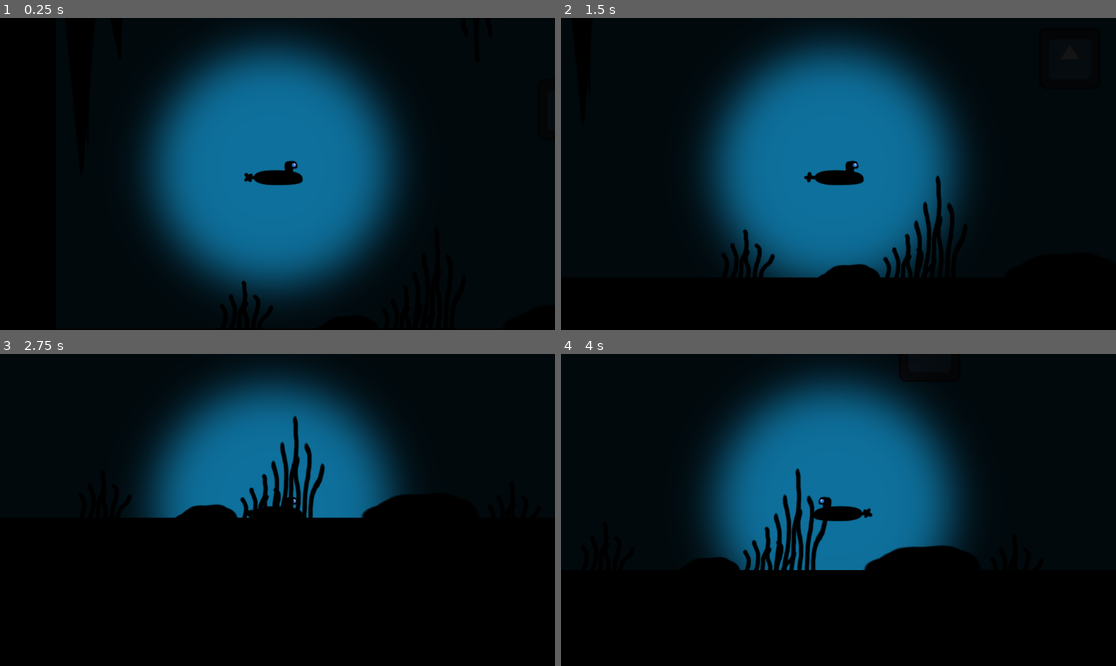
Above: before the commit, frames 1-4 (two rows, left to right).
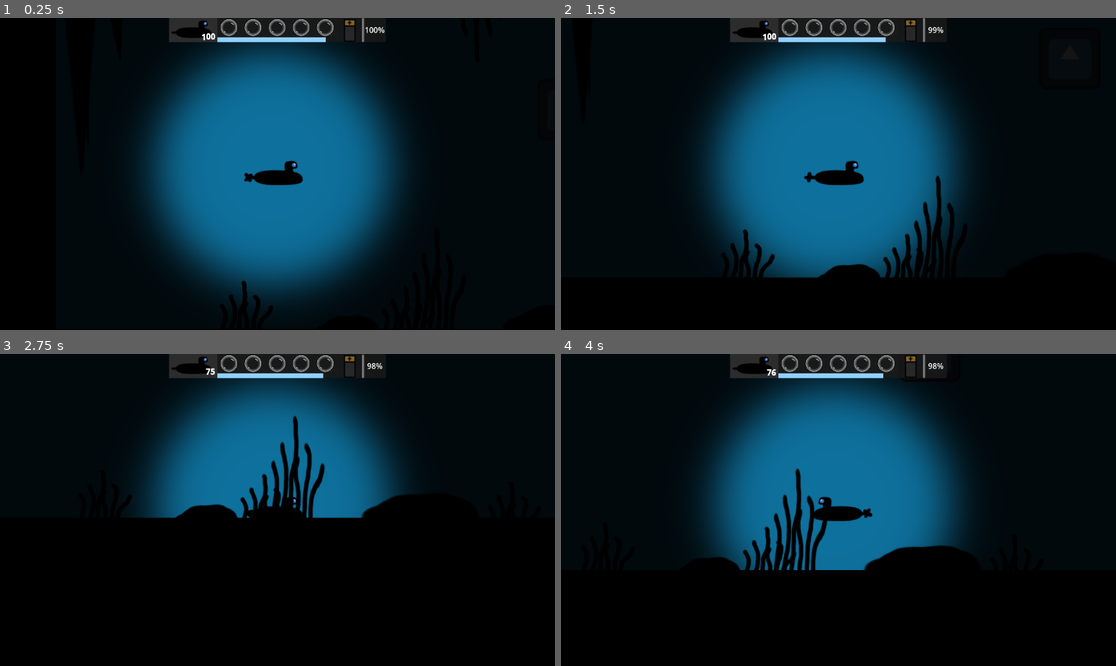
Above: after the commit, the same moments.

Repository: EddieRowe/godot-wild-jam-82
Game: Godot game, scene res://levels/level_1.tscn
The game is run twice, just before and just after one commit, with the same random seed, the same clock (stepped at 60 frames per second) and the same inputs. The engine's default icon, where the game draws it, is replaced by a stand-in: a white triangle on a blue panel in a dark square.
Inputs:
- Up to frame 1 (0.25 s): no input
- Up to frame 2 (1.5 s): tap Enter (ui_accept) at 0.5, 0.77 s; hold Right (ui_right) 0.53-1.28 s; hold Down (ui_down) from 1.28 s (still down)
- Up to frame 3 (2.75 s): tap Enter (ui_accept) at 1.52 s; release Down (ui_down) at 2.03 s; hold Right (ui_right) from 2.03 s (still down)
- Up to frame 4 (4 s): release Right (ui_right) at 2.78 s; hold Up (ui_up) 2.78-3.53 s; tap Enter (ui_accept) at 3.02, 3.77 s; hold Left (ui_left) from 3.53 s (still down)

The runs differ from the first frame. In frame 1, 1.4% of the frame differs, in the area x 30-70%, y 0-8%; in frame 2, 1.4%; in frame 3, 1.4%; in frame 4, 1.4%.

Commit message:
Add canvas / game overlay to level1

Diff:
--- a/levels/level_1.tscn
+++ b/levels/level_1.tscn
@@ -15,6 +15,7 @@
 [ext_resource type="PackedScene" uid="uid://cnkw37u6tf7mw" path="res://prefabs/rock_colossal.tscn" id="13_nmsli"]
 [ext_resource type="PackedScene" uid="uid://bvpj80d4ko5rs" path="res://prefabs/rock_ceiling.tscn" id="14_betor"]
 [ext_resource type="PackedScene" uid="uid://digqha4603pow" path="res://prefabs/finish_line.tscn" id="15_vjtdm"]
+[ext_resource type="PackedScene" uid="uid://dx71cipa1pnwn" path="res://prefabs/ui/game_overlay.tscn" id="16_bgw3c"]
 
 [sub_resource type="CircleShape2D" id="CircleShape2D_vn7o3"]
 radius = 61.0737
@@ -37,6 +38,10 @@
 [node name="Player" parent="." instance=ExtResource("1_vn7o3")]
 position = Vector2(410, 401)
 
+[node name="CanvasLayer" type="CanvasLayer" parent="."]
+
+[node name="GameOverlay" parent="CanvasLayer" instance=ExtResource("16_bgw3c")]
+
 [node name="RockRigidBody2D" type="RigidBody2D" parent="." groups=["Obstacle"]]
 position = Vector2(1014, 270)
 gravity_scale = 0.0
Not shown: 1 places in levels/level_1.tscn that only renumber resources
